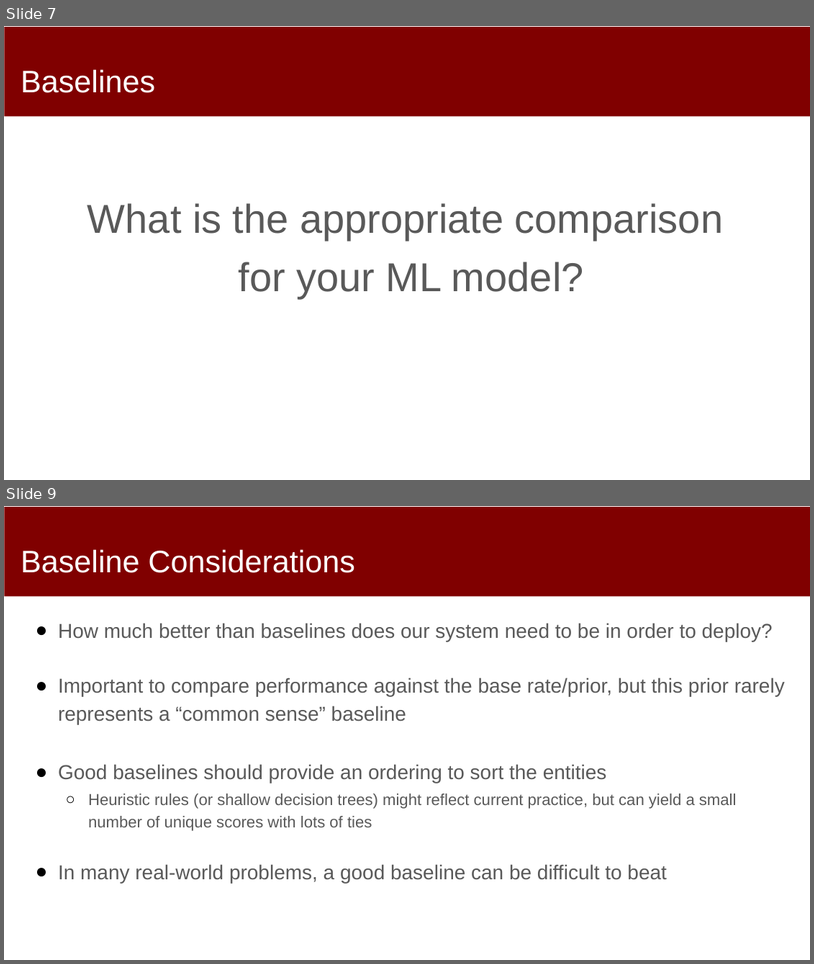
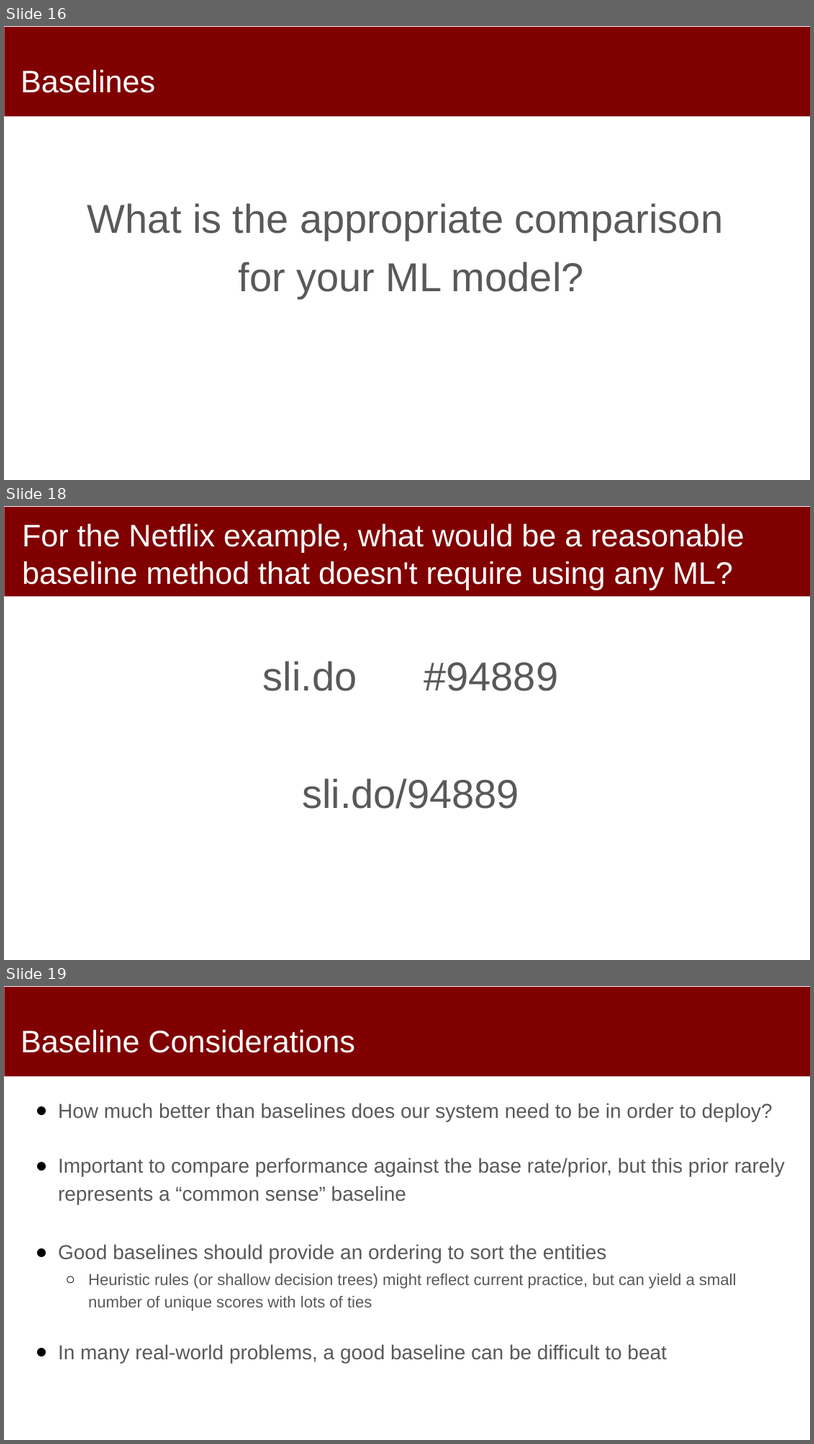
Before and after one commit to dssg/mlforpublicpolicylab, a slide deck: Lectures/09-Machine-Learning-Pipelines.pptx. Shown one above the other, each under a label of ours: slides 7 and 9 before the commit, slides 16, 18 and 19 after it; the slides between them are not shown. The pictures are 814x964 and 814x1444 pixels, drawn with LibreOffice and Linux fonts; fonts in the diff are those of the drawing. Boxes give left, top, right and bottom in pixels: in the first picture for what was removed or moved away, otherwise in the second. Text is boxed around its words. In the diff, an @@ line names an element or a change of style, - is before the commit and + after.

```diff
--- a/Lectures/09-Machine-Learning-Pipelines.pptx
+++ b/Lectures/09-Machine-Learning-Pipelines.pptx
@@ slide 18 added at [4,506,810,960], background #FFFFFF; not listed: 1 template element that a slide beside it also shows @@
@@ title added at [22,523,744,590], 37 pt, text #FFFFFF @@
+For the Netflix example, what would be a reasonable baseline method that doesn't require using any ML?
@@ text added at [263,661,558,808], 48 pt, text #595959 @@
+sli.do #94889
+sli.do/94889
@@ what was slide 7 is now slide 16 @@
@@ what was slide 9 is now slide 19 @@
```
Also in this commit, not shown: 4 slides changed, 9 other slides added, 1 slide removed.
